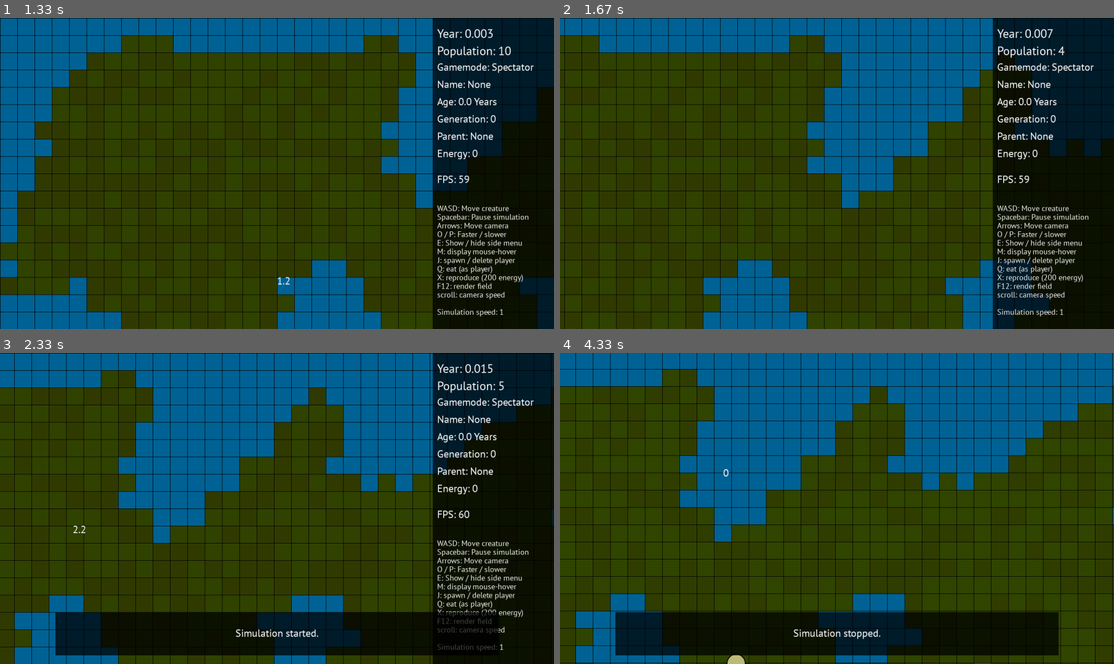
Above: before the commit, frames 1-4 (two rows, left to right).
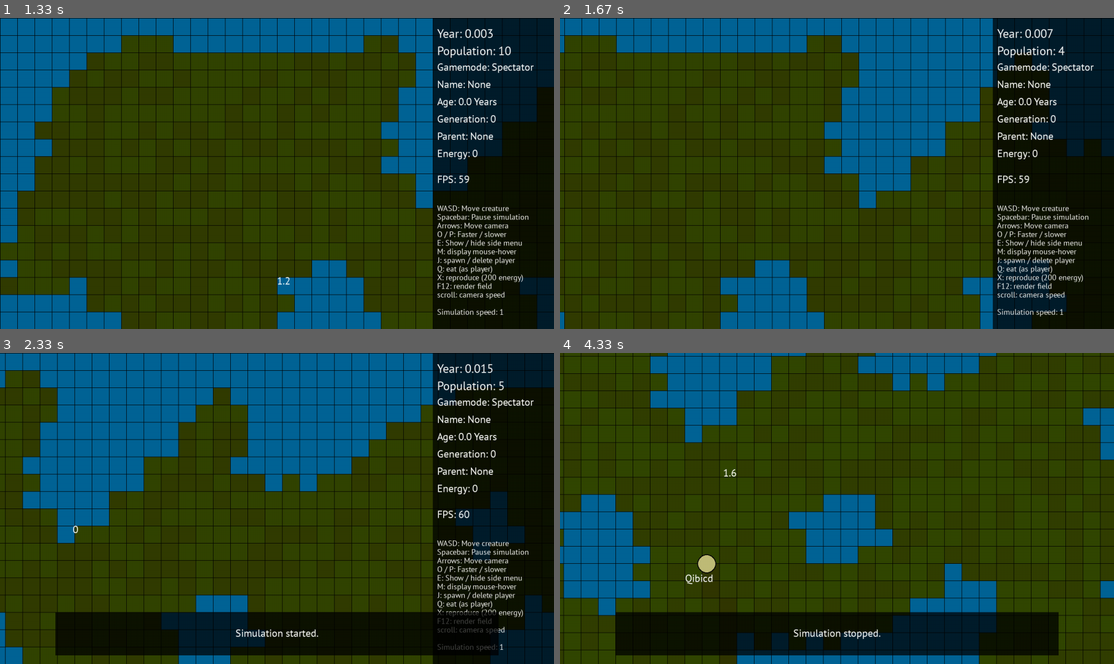
Above: after the commit, the same moments.

Repository: coding-lines/evolvers
Game: pygame game, started from Evolvers/run.py
Two runs of this game, one before a commit and one after it. Both use one fixed random seed, a clock stepped at 60 frames per second and the inputs below.
Inputs (mouse positions are in pixels of both pictures, inside the frame that each line leads up to):
- Up to frame 1 (1.33 s): click "START" at 0.38 s; click "New simulation" at 0.72 s; click "Start" at 1.05 s
- Up to frame 2 (1.67 s): hold F12 from 1.33 s (still down); hold Right from 1.33 s (still down); move the mouse to (1030, 210) at 1.37 s
- Up to frame 3 (2.33 s): release F12 at 1.8 s; release Right at 1.8 s; hold Right from 1.88 s (still down); move the mouse to (72, 514) at 1.92 s; tap Space at 1.95, 2.25 s
- Up to frame 4 (4.33 s): release Right at 2.35 s; hold Up 2.43-2.73 s; move the mouse to (726, 396) at 2.47 s; tap Space at 2.5, 2.83, 3.13, 3.33, 3.63, 3.9, 4.23 s; hold Right 2.77-3.23 s; move the mouse to (981, 511) at 2.8 s; hold Left 3.27-3.8 s; move the mouse to (903, 499) at 3.3 s; tap E at 3.42 s; hold Down 3.83-4.13 s; move the mouse to (1047, 589) at 3.87 s; hold Left from 4.17 s (still down); move the mouse to (720, 458) at 4.2 s

Frame 1 is identical in both runs. In frame 2, 7.7% of the frame differs, in the area x 0-100%, y 5-100%; in frame 3, 36%; in frame 4, 49%, in the area x 0-100%, y 0-100%.

Commit message:
Improved camera movement smoothness and keyboard inputs

Diff:
--- a/Evolvers/run.py
+++ b/Evolvers/run.py
@@ -163,6 +163,26 @@
             game.storage.trueFPS = clock.get_fps()
             if game.options.currentScreen == "game":
                 mPos = list(pygame.mouse.get_pos())
+                if pygame.key.get_pressed()[pygame.K_LEFT]:
+                    if not game.storage.playerInGame:
+                        game.storage.cameraMoved = True
+                        game.storage.cameraSpeed[0] = (-(game.storage.camMaxSpeed)+game.storage.cameraSpeed[0]*7)/8
+                        game.storage.cameraPos = cameraEngine.moveCamera(game.storage.cameraPos,[game.storage.cameraSpeed[0],0],game.storage.worldSize)
+                if pygame.key.get_pressed()[pygame.K_RIGHT]:
+                    if not game.storage.playerInGame:
+                        game.storage.cameraSpeed[0] = ((game.storage.camMaxSpeed)+game.storage.cameraSpeed[0]*7)/8
+                        game.storage.cameraMoved = True
+                        game.storage.cameraPos = cameraEngine.moveCamera(game.storage.cameraPos,[game.storage.cameraSpeed[0],0],game.storage.worldSize)
+                if pygame.key.get_pressed()[pygame.K_UP]:
+                    if not game.storage.playerInGame:
+                        game.storage.cameraSpeed[1] = (-(game.storage.camMaxSpeed)+game.storage.cameraSpeed[1]*7)/8
+                        game.storage.cameraMoved = True
+                        game.storage.cameraPos = cameraEngine.moveCamera(game.storage.cameraPos,[0,game.storage.cameraSpeed[1]],game.storage.worldSize)
+                if pygame.key.get_pressed()[pygame.K_DOWN]:
+                    if not game.storage.playerInGame:
+                        game.storage.cameraSpeed[1] = ((game.storage.camMaxSpeed)+game.storage.cameraSpeed[1]*7)/8
+                        game.storage.cameraMoved = True
+                        game.storage.cameraPos = cameraEngine.moveCamera(game.storage.cameraPos,[0,game.storage.cameraSpeed[1]],game.storage.worldSize)
                 if not game.storage.cameraMoved:
                     game.storage.cameraSpeed = [0,0]
                 else:
@@ -497,8 +517,6 @@
 pygame.display.set_icon(programIcon)
 clock = pygame.time.Clock()
 pygame.display.set_caption(game.options.gameTitle)
-
-pygame.key.set_repeat(100, 10)
 
 for i in [96,64,48,28,24,18]: #Alle zu ladenden Schriftgrößen
     game.storage.fonts[i] = pygame.font.Font("font/PTSans-Regular.ttf",i) #Fonts laden
@@ -743,26 +761,6 @@
                 if event.key == pygame.K_ESCAPE:
                     game.options.currentScreen = "escapeMenu"
                     game.storage.simulationRunning = False
-                if event.key == pygame.K_LEFT:
-                    if not game.storage.playerInGame:
-                        game.storage.cameraMoved = True
-                        game.storage.cameraSpeed[0] = (-(game.storage.camMaxSpeed)+game.storage.cameraSpeed[0]*7)/8
-                        game.storage.cameraPos = cameraEngine.moveCamera(game.storage.cameraPos,[game.storage.cameraSpeed[0],0],game.storage.worldSize)
-                if event.key == pygame.K_RIGHT:
-                    if not game.storage.playerInGame:
-                        game.storage.cameraSpeed[0] = ((game.storage.camMaxSpeed)+game.storage.cameraSpeed[0]*7)/8
-                        game.storage.cameraMoved = True
-                        game.storage.cameraPos = cameraEngine.moveCamera(game.storage.cameraPos,[game.storage.cameraSpeed[0],0],game.storage.worldSize)
-                if event.key == pygame.K_UP:
-                    if not game.storage.playerInGame:
-                        game.storage.cameraSpeed[1] = (-(game.storage.camMaxSpeed)+game.storage.cameraSpeed[1]*7)/8
-                        game.storage.cameraMoved = True
-                        game.storage.cameraPos = cameraEngine.moveCamera(game.storage.cameraPos,[0,game.storage.cameraSpeed[1]],game.storage.worldSize)
-                if event.key == pygame.K_DOWN:
-                    if not game.storage.playerInGame:
-                        game.storage.cameraSpeed[1] = ((game.storage.camMaxSpeed)+game.storage.cameraSpeed[1]*7)/8
-                        game.storage.cameraMoved = True
-                        game.storage.cameraPos = cameraEngine.moveCamera(game.storage.cameraPos,[0,game.storage.cameraSpeed[1]],game.storage.worldSize)
                 if event.key == pygame.K_SPACE:
                     game.storage.simulationRunning = not game.storage.simulationRunning
                     execute.evolvers.toastMessage(game.options.langData["general"]["started"] if game.storage.simulationRunning else game.options.langData["general"]["stopped"],60)
